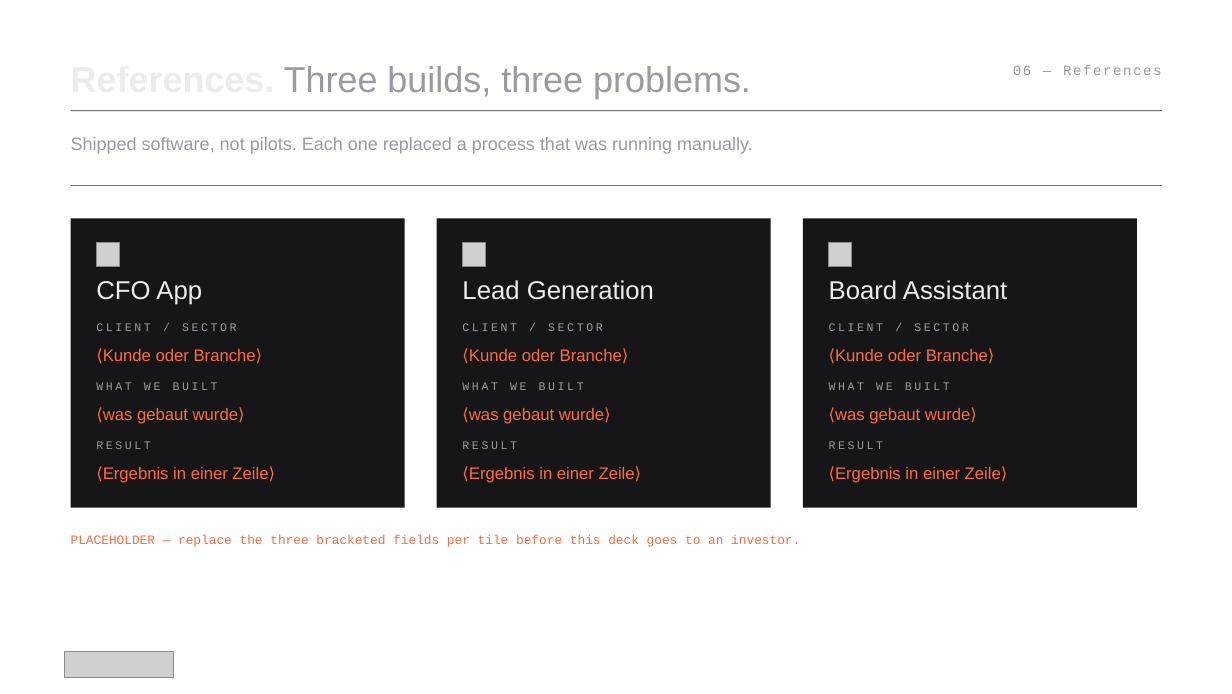
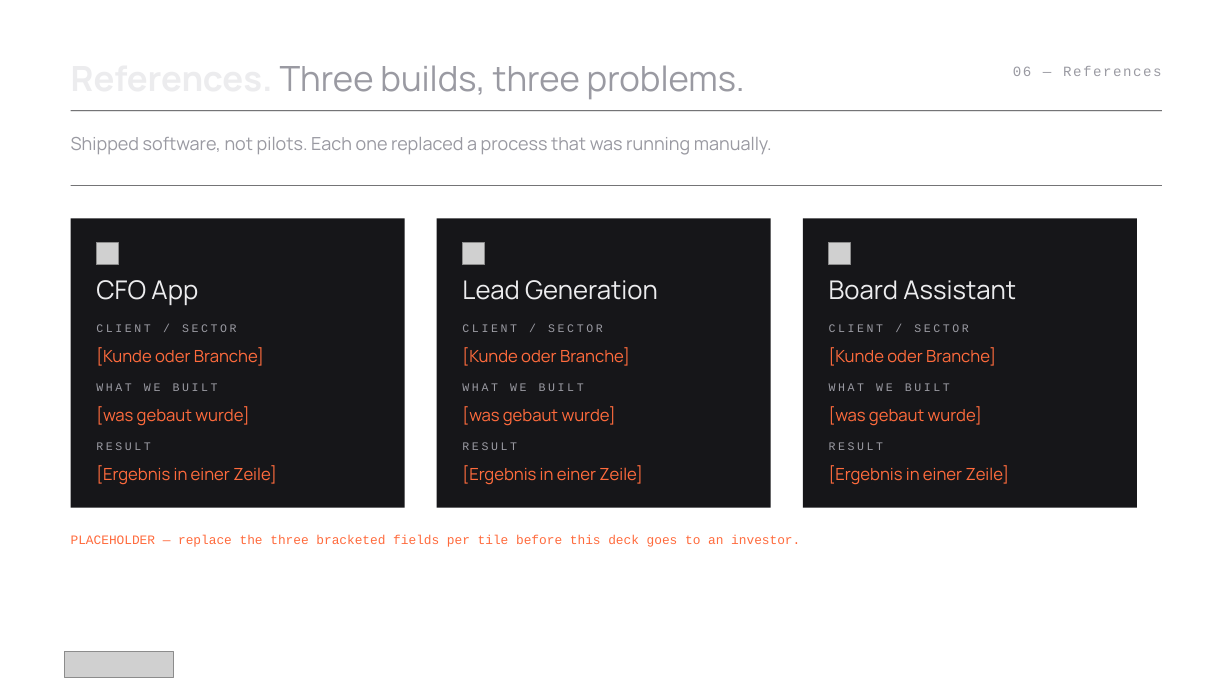
Before and after one commit to athenarunai-gif/Athena, a slide deck: slide 6 of deck/Pitch_Deck_AthenaRun_v2.pptx. Drawn at 1232x694 pixels with LibreOffice and Linux fonts; fonts in the diff are those of the drawing; grey boxes stand for pictures; background and template pictures are left out. Boxes give left, top, right and bottom in pixels: in the first picture for what was removed or moved away, otherwise in the second. Text is boxed around its words. In the diff, an @@ line names an element or a change of style, - is before the commit and + after.

```diff
--- a/deck/Pitch_Deck_AthenaRun_v2.pptx
+++ b/deck/Pitch_Deck_AthenaRun_v2.pptx
@@ text "References. Three builds, three problems." at (x1=280, y1=65, x2=745, y2=99): size 28 to 27 pt, font Arial to Manrope @@
@@ font Arial to Manrope in 4 elements at (x1=71, y1=137, x2=772, y2=155), (x1=96, y1=280, x2=198, y2=305), (x1=462, y1=280, x2=658, y2=300), (x1=829, y1=280, x2=1016, y2=300) @@
@@ text at (x1=96, y1=347, x2=264, y2=366): text changed; font Arial to Manrope @@
-⟨Kunde oder Branche⟩
+[Kunde oder Branche]
@@ text at (x1=462, y1=347, x2=630, y2=366): text changed; font Arial to Manrope @@
-⟨Kunde oder Branche⟩
+[Kunde oder Branche]
@@ text at (x1=829, y1=347, x2=996, y2=366): text changed; font Arial to Manrope @@
-⟨Kunde oder Branche⟩
+[Kunde oder Branche]
@@ text at (x1=96, y1=406, x2=249, y2=426): text changed; font Arial to Manrope @@
-⟨was gebaut wurde⟩
+[was gebaut wurde]
@@ text at (x1=462, y1=406, x2=616, y2=426): text changed; font Arial to Manrope @@
-⟨was gebaut wurde⟩
+[was gebaut wurde]
@@ text at (x1=829, y1=406, x2=982, y2=426): text changed; font Arial to Manrope @@
-⟨was gebaut wurde⟩
+[was gebaut wurde]
@@ text at (x1=96, y1=465, x2=277, y2=485): text changed; font Arial to Manrope @@
-⟨Ergebnis in einer Zeile⟩
+[Ergebnis in einer Zeile]
@@ text at (x1=462, y1=465, x2=643, y2=485): text changed; font Arial to Manrope @@
-⟨Ergebnis in einer Zeile⟩
+[Ergebnis in einer Zeile]
@@ text at (x1=829, y1=465, x2=1010, y2=485): text changed; font Arial to Manrope @@
-⟨Ergebnis in einer Zeile⟩
+[Ergebnis in einer Zeile]
```
Also in this commit, not shown: 7 other slides changed, 2 other files.
